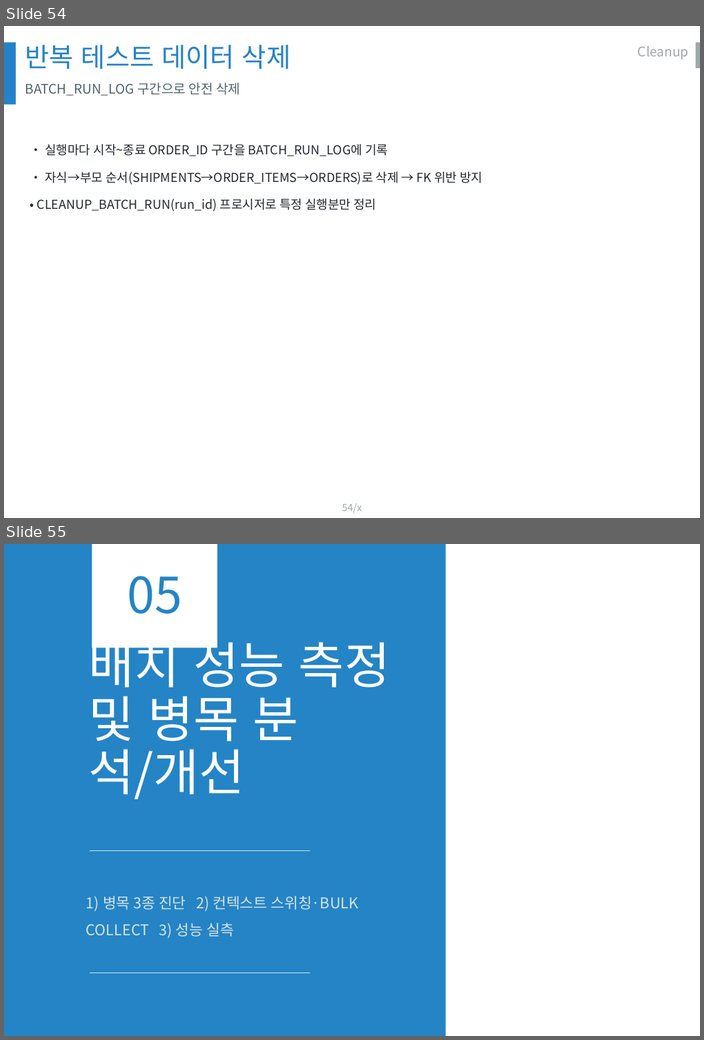
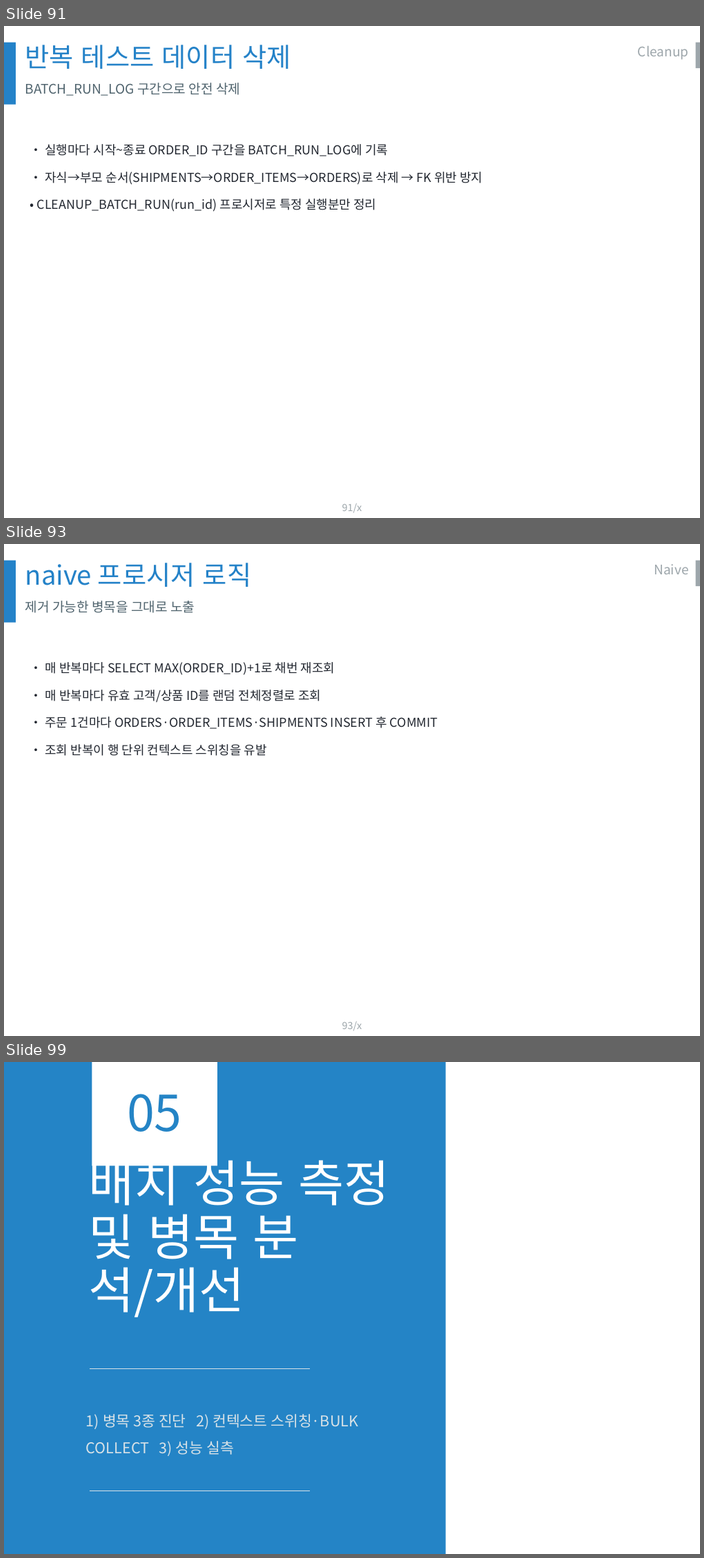
Before and after one commit to olmas70/slides, a slide deck: ppt/BO_DB운영_발표.pptx. Shown one above the other, each under a label of ours: slides 54 and 55 before the commit, slides 91, 93 and 99 after it; the slides between them are not shown. The pictures are 704x1040 and 704x1558 pixels, drawn with LibreOffice and Linux fonts; fonts in the diff are those of the drawing; background and template pictures are left out. Boxes give left, top, right and bottom in pixels: in the first picture for what was removed or moved away, otherwise in the second. Text is boxed around its words. In the diff, an @@ line names an element or a change of style, - is before the commit and + after.

```diff
--- a/ppt/BO_DB운영_발표.pptx
+++ b/ppt/BO_DB운영_발표.pptx
@@ slide 93 added at <box>4,544,700,1036</box>, background #FFFFFF; not listed: 3 template elements that a slide beside it also shows @@
@@ text added at <box>25,563,252,587</box>, 32 pt, text #2482C8 @@
+naive 프로시저 로직
@@ text added at <box>653,564,688,574</box>, 16 pt, text #9DA6AB @@
+Naive
@@ text added at <box>25,601,194,613</box>, 16 pt, text #50646E @@
+제거 가능한 병목을 그대로 노출
@@ text added at <box>45,662,437,756</box>, 15 pt, text #222730 @@
+• 매 반복마다 SELECT MAX(ORDER_ID)+1로 채번 재조회
+• 매 반복마다 유효 고객/상품 ID를 랜덤 전체정렬로 조회
+• 주문 1건마다 ORDERS·ORDER_ITEMS·SHIPMENTS INSERT 후 COMMIT
+• 조회 반복이 행 단위 컨텍스트 스위칭을 유발
@@ what was slide 54 is now slide 91 @@
@@ page number at <box>342,503,362,512</box>: text changed @@
-54/x
+91/x
@@ what was slide 55 is now slide 99 @@
```
Also in this commit, not shown: 55 other slides added.
